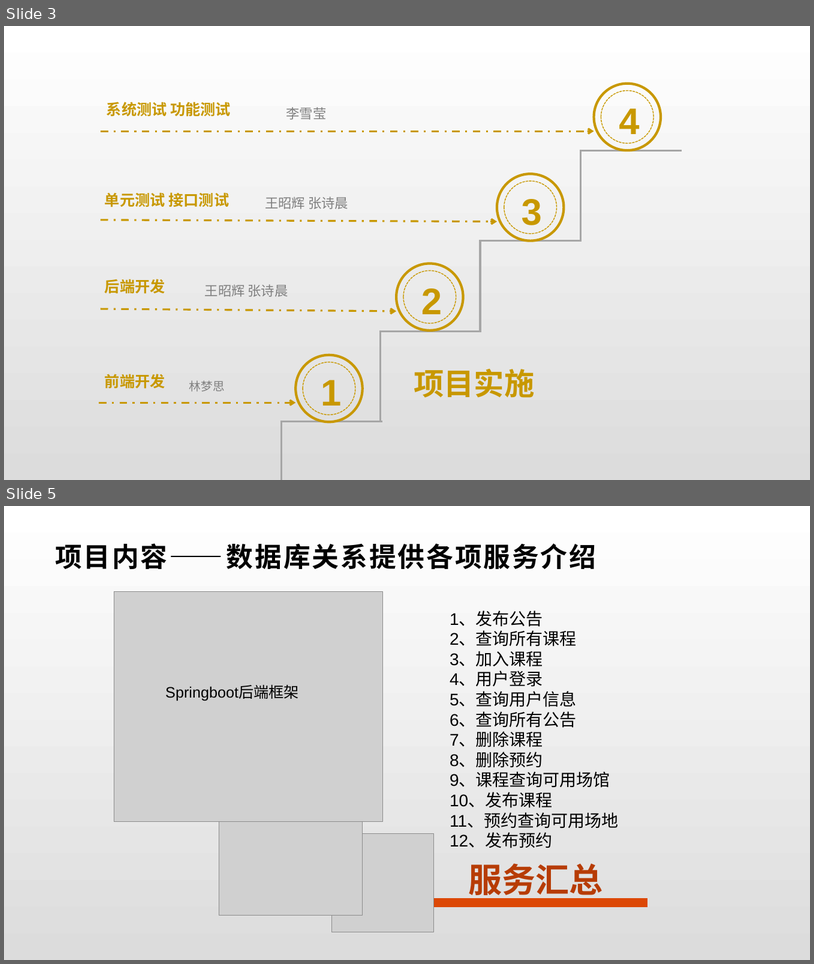
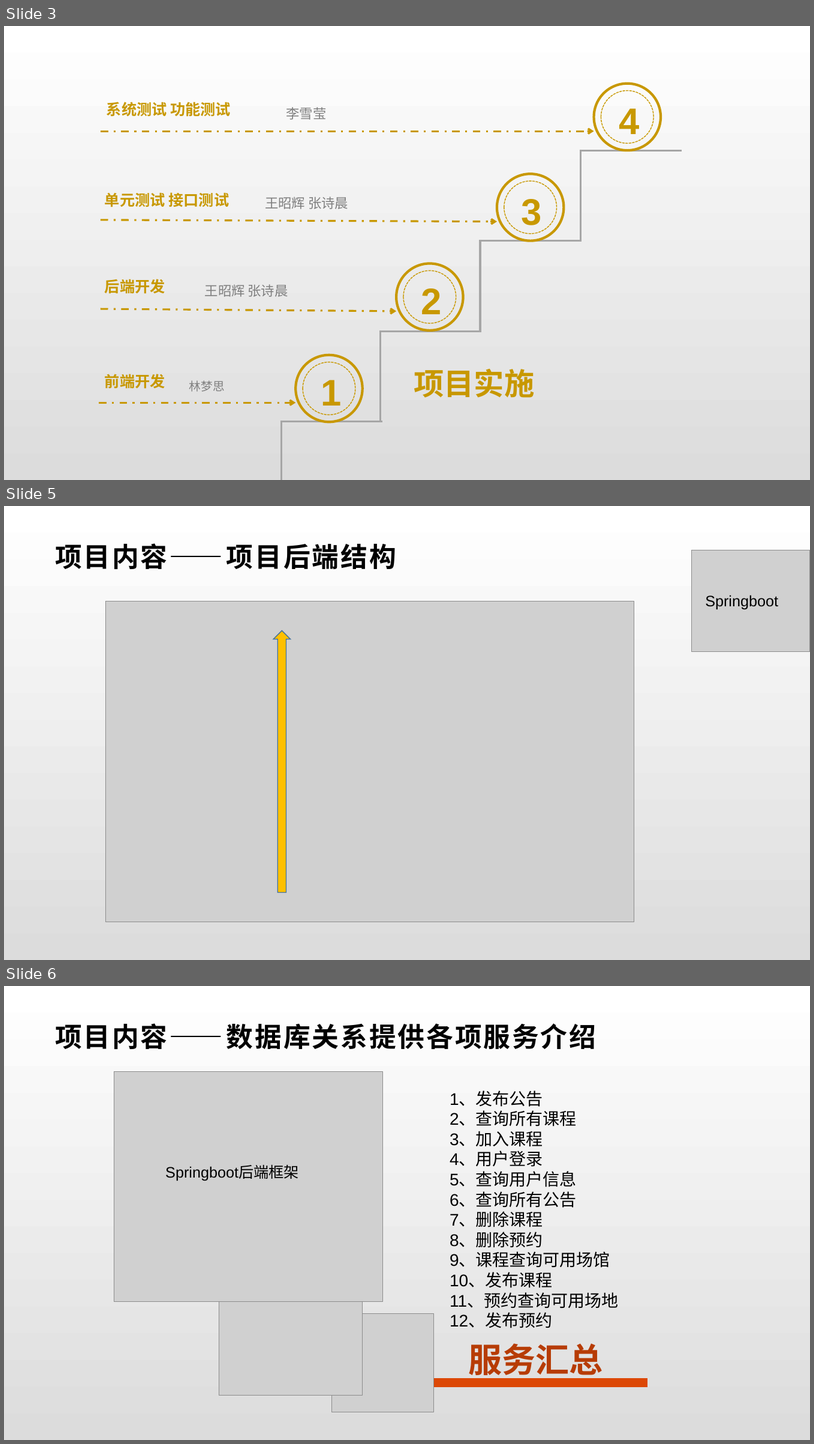
Before and after one commit to wangzh1998/MeetHere, a slide deck: Pre/Group-4-MeetHerePre.pptx. Shown one above the other, each under a label of ours: slides 3 and 5 before the commit, slides 3, 5 and 6 after it; the slides between them are not shown. The pictures are 814x964 and 814x1444 pixels, drawn with LibreOffice and Linux fonts; fonts in the diff are those of the drawing; grey boxes stand for pictures. Boxes give left, top, right and bottom in pixels: in the first picture for what was removed or moved away, otherwise in the second. Text is boxed around its words. In the diff, an @@ line names an element or a change of style, - is before the commit and + after.

```diff
--- a/Pre/Group-4-MeetHerePre.pptx
+++ b/Pre/Group-4-MeetHerePre.pptx
@@ slide 5 added at (4,506,810,960), background gradient #FFFFFF to #DCDCDC @@
@@ title added at (55,543,396,569), 32 pt, text #000000, bold @@
+项目内容——项目后端结构
@@ picture added at (692,550,810,652) @@
@@ text added at (705,595,779,610), 18 pt, text #000000 @@
+Springboot
@@ picture added at (106,601,635,922) @@
@@ up arrow added at (274,631,291,892), fill #FFC000, outline #43739E 1 pt @@
@@ what was slide 5 is now slide 6 @@
```
Also in this commit, not shown: 4 slides changed, 10 other slides added, 1 slide removed.
